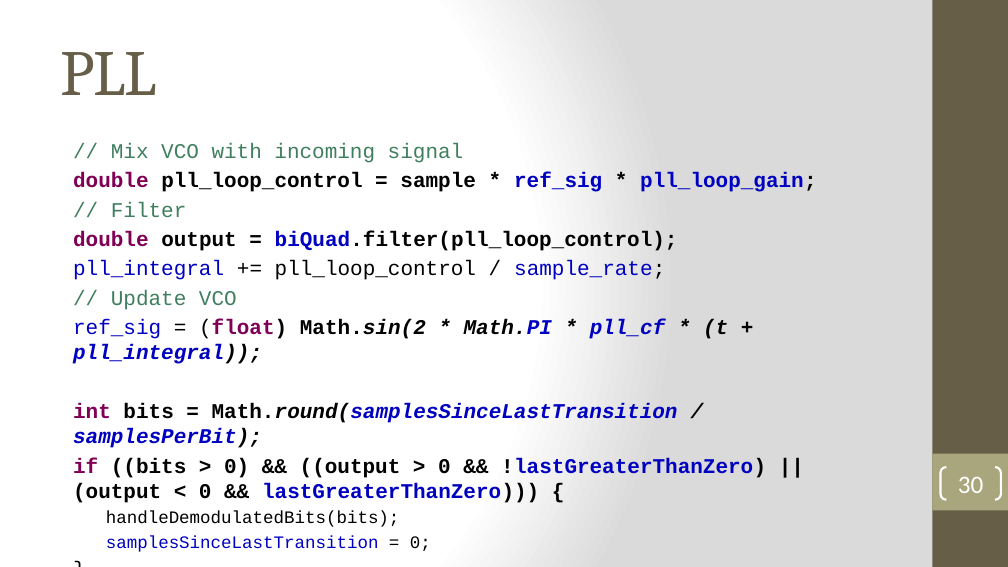
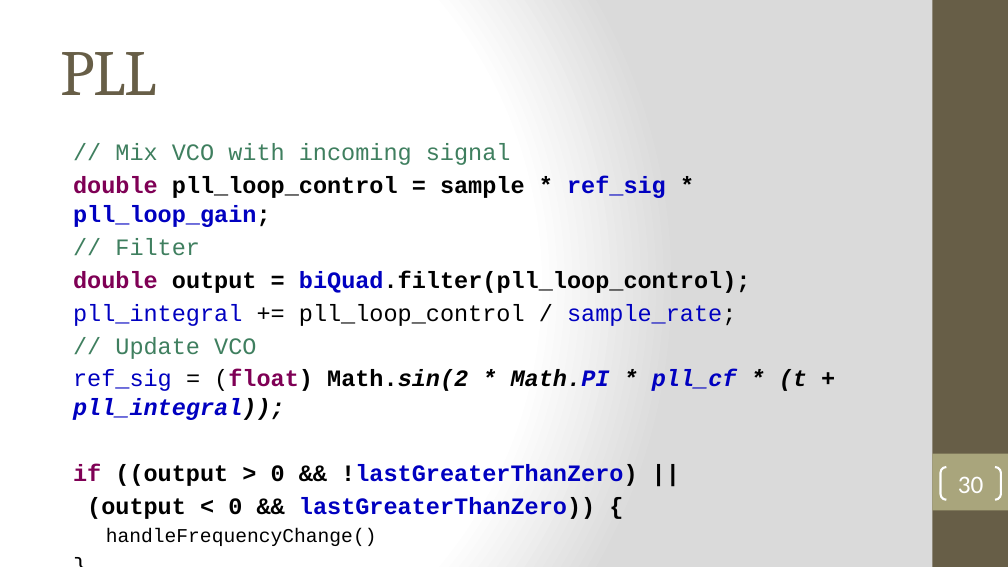
Before and after one commit to robbieford/RRXThesis, a slide deck: slide 30 of Thesis Defense.pptx. Drawn at 1008x567 pixels with LibreOffice and Linux fonts; fonts in the diff are those of the drawing. Boxes give left, top, right and bottom in pixels: in the first picture for what was removed or moved away, otherwise in the second. Text is boxed around its words. In the diff, an @@ line names an element or a change of style, - is before the commit and + after.

```diff
--- a/Thesis Defense.pptx
+++ b/Thesis Defense.pptx
@@ text at box(73, 143, 807, 420): size 15 to 16.8 pt in "// Mix VCO with incoming signal", "double pll_loop_control = sample * ref_sig * ...", "// Filter", "double output = biQuad.filter(pll_loop_control);" and 4 more places @@
@@ text at box(73, 464, 637, 519): text changed; size 15 to 16.8 pt; text colour #0000C0 to #000000 @@
-int bits = Math.round(samplesSinceLastTransition / samplesPerBit);
-if ((bits > 0) && ((output > 0 && !lastGreaterThanZero) || (output < 0 && lastGreaterThanZero))) {
-  handleDemodulatedBits(bits);
-  samplesSinceLastTransition = 0;
+if ((output > 0 && !lastGreaterThanZero) ||
+(output < 0 && lastGreaterThanZero)) {
+  handleFrequencyChange()
```
Also in this commit, not shown: 2 other slides changed.
